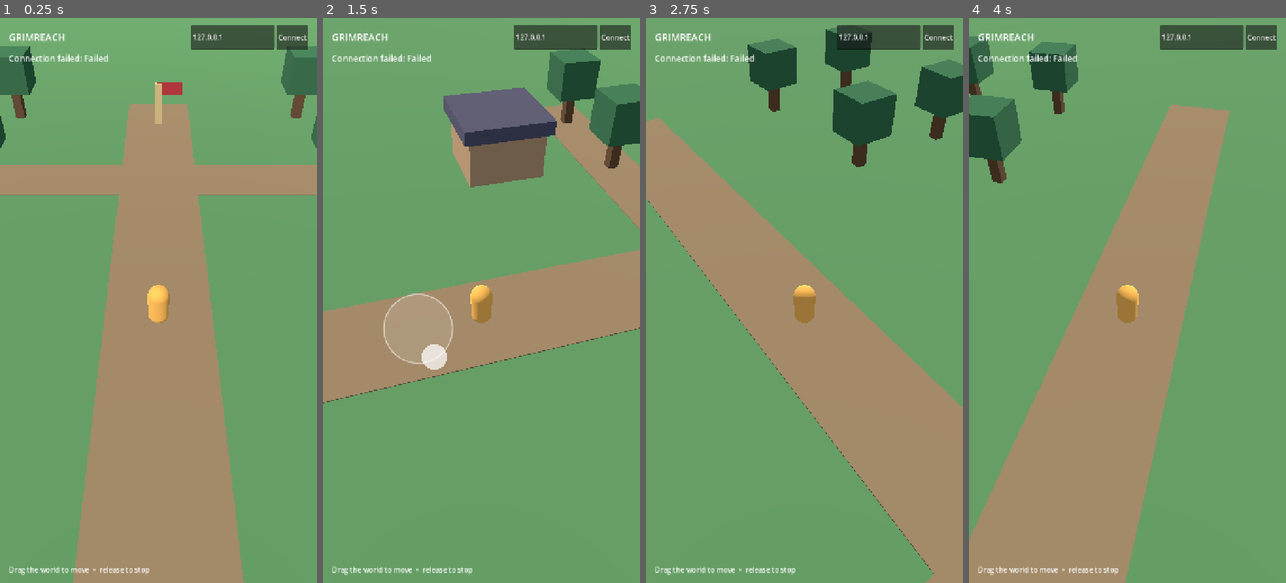
Above: before the commit, frames 1-4 (left to right).
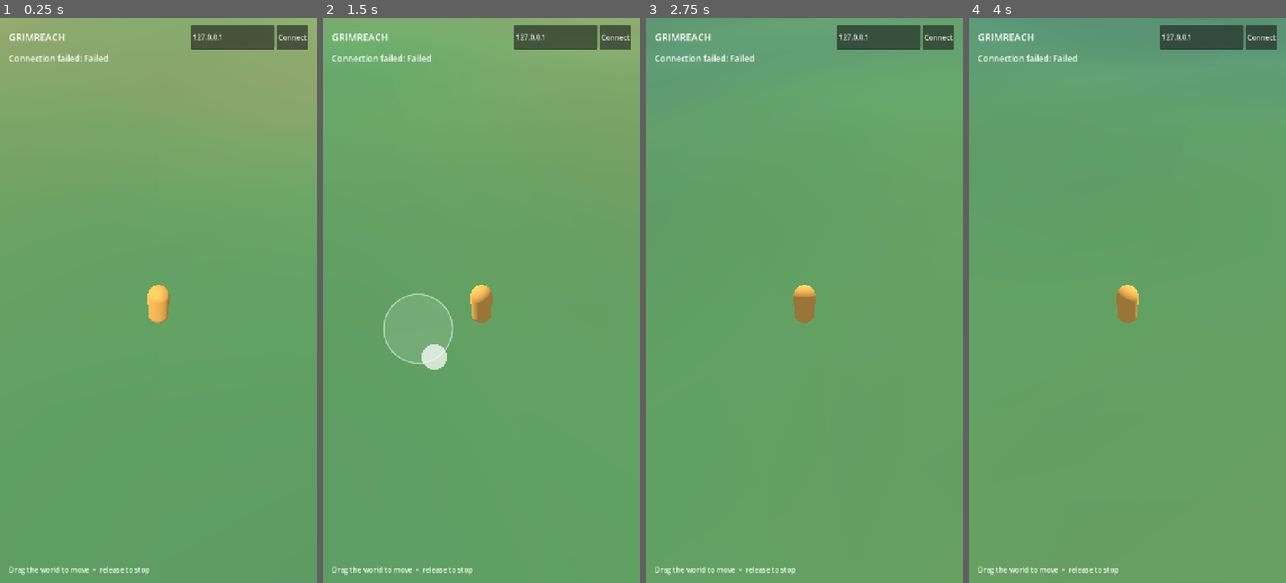
Above: after the commit, the same moments.

Repository: mozrin/grimreach
Game: Godot game, scene res://main.tscn
Two runs of this game, one before a commit and one after it. Both use one fixed random seed, a clock stepped at 60 frames per second and the inputs below.
Inputs (mouse positions are in pixels of both pictures, inside the frame that each line leads up to):
- Up to frame 1 (0.25 s): no input
- Up to frame 2 (1.5 s): tap Enter at 0.5 s; move the mouse to (551, 272) at 0.52 s; hold D 0.53-1.25 s; hold Q 0.53-1.25 s; click (551, 272) at 0.67 s; drag from (418, 328) to (465, 413) at 1.27 s
- Up to frame 3 (2.75 s): move the mouse to (836, 176) at 2.02 s; hold D from 2.03 s (still down); hold Q from 2.03 s (still down)
- Up to frame 4 (4 s): release D at 2.75 s; release Q at 2.75 s; drag from (1111, 413) to (1032, 215) at 2.77 s; move the mouse to (1222, 385) at 3.52 s; hold A from 3.53 s (still down); hold Q from 3.53 s (still down)

The runs differ from the first frame. In frame 1, 44% of the frame differs, in the area x 0-100%, y 0-100%; in frame 2, 25%; in frame 3, 31%; in frame 4, 34%.

Commit message:
feat(world): stream deterministic terrain regions
Expand exploration across a large server-authoritative coordinate space.

- Generate bounded nearby terrain from a stable seed
- Support travel beyond the original small map
- Verify region streaming and document the world contract

Diff:
--- a/client/main.gd
+++ b/client/main.gd
@@ -1,5 +1,6 @@
 extends Node3D
 
+const TERRAIN_SCRIPT = preload("res://world/terrain.gd")
 const PORT := 7777
 const MOVE_INTERVAL := 0.1
 const JOYSTICK_RADIUS := 78.0
@@ -17,6 +18,7 @@
 var move_touch_offset := Vector2.ZERO
 
 var camera: Camera3D
+var terrain
 var joystick_visual: Node2D
 var status_label: Label
 var host_edit: LineEdit
@@ -39,6 +41,7 @@
 	var target := Vector3.ZERO
 	if own_id != "" and avatars.has(own_id):
 		target = avatars[own_id].position
+	terrain.update_around(target)
 	var offset := Vector3(sin(camera_yaw) * 11.0, 12.0, cos(camera_yaw) * 11.0)
 	camera.position = target + offset
 	camera.look_at(target + Vector3(0, 1.0, 0))
@@ -133,7 +136,9 @@
 				if not avatars.has(id):
 					_build_avatar(id, Color(0.95, 0.68, 0.29) if id == own_id else Color(0.3, 0.7, 0.95))
 				var avatar: Node3D = avatars[id]
-				avatar.position = Vector3(float(item.get("x", 0.0)), 0.0, float(item.get("z", 0.0)))
+				var x := float(item.get("x", 0.0))
+				var z := float(item.get("z", 0.0))
+				avatar.position = Vector3(x, terrain.height_at(x, z), z)
 			for id in avatars.keys():
 				if not seen.has(id):
 					avatars[id].queue_free()
@@ -194,35 +199,8 @@
 	camera.current = true
 	camera.fov = 65.0
 	add_child(camera)
-	_box("grassland", Vector3(0, -0.15, 0), Vector3(100, 0.3, 100), Color(0.33, 0.52, 0.31))
-	_box("village path", Vector3(0, 0.02, 0), Vector3(4, 0.04, 40), Color(0.55, 0.45, 0.32))
-	_box("cross path", Vector3(0, 0.02, -10), Vector3(35, 0.04, 3), Color(0.55, 0.45, 0.32))
-	for x in [-15.0, -9.0, 9.0, 15.0]:
-		for z in [-18.0, -10.0, 8.0, 17.0]:
-			_tree(Vector3(x, 0, z))
-	for x in [-11.0, 11.0]:
-		_box("cottage", Vector3(x, 1.2, -4), Vector3(4, 2.4, 4), Color(0.68, 0.54, 0.38))
-		_box("roof", Vector3(x, 2.7, -4), Vector3(4.6, 0.7, 4.6), Color(0.3, 0.29, 0.35))
-	_box("town marker", Vector3(0, 1.2, -17), Vector3(0.4, 2.4, 0.4), Color(0.8, 0.69, 0.44))
-	_box("town banner", Vector3(0.7, 2.1, -17), Vector3(1.5, 0.7, 0.08), Color(0.7, 0.19, 0.21))
-
-
-func _tree(at: Vector3) -> void:
-	_box("trunk", at + Vector3(0, 1, 0), Vector3(0.55, 2, 0.55), Color(0.38, 0.27, 0.17))
-	_box("canopy", at + Vector3(0, 2.8, 0), Vector3(2.2, 2.1, 2.2), Color(0.2, 0.4, 0.25))
-
-
-func _box(label: String, at: Vector3, size: Vector3, color: Color) -> void:
-	var mesh := MeshInstance3D.new()
-	mesh.name = label
-	var shape := BoxMesh.new()
-	shape.size = size
-	mesh.mesh = shape
-	var material := StandardMaterial3D.new()
-	material.albedo_color = color
-	mesh.material_override = material
-	mesh.position = at
-	add_child(mesh)
+	terrain = TERRAIN_SCRIPT.new()
+	add_child(terrain)
 
 
 func _build_avatar(id: String, color: Color) -> void:
--- /dev/null
+++ b/client/tests/terrain_smoke.gd
@@ -0,0 +1,26 @@
+extends SceneTree
+
+const TERRAIN_SCRIPT = preload("res://world/terrain.gd")
+
+
+func _initialize() -> void:
+	var terrain = TERRAIN_SCRIPT.new()
+	root.add_child(terrain)
+	await process_frame
+	var origin_height: float = terrain.height_at(0.0, 0.0)
+	if terrain.chunks.size() != 25:
+		push_error("Expected 25 nearby terrain regions at spawn")
+		quit(1)
+		return
+	terrain.update_around(Vector3(1000.0, 0.0, 1000.0))
+	if terrain.chunks.size() != 25:
+		push_error("Terrain region count grew after traveling")
+		quit(1)
+		return
+	terrain.update_around(Vector3.ZERO)
+	if terrain.chunks.size() != 25 or terrain.height_at(0.0, 0.0) != origin_height:
+		push_error("Returning to spawn did not reproduce its terrain")
+		quit(1)
+		return
+	print("Terrain streaming smoke test passed")
+	quit()
--- /dev/null
+++ b/client/world/terrain.gd
@@ -0,0 +1,82 @@
+extends Node3D
+
+const CHUNK_SIZE := 48
+const GRID_STEPS := 12
+const VIEW_RADIUS := 2
+const WORLD_SEED := 76341
+
+var elevation := FastNoiseLite.new()
+var climate := FastNoiseLite.new()
+var chunks := {}
+var center_chunk := Vector2i(2147483647, 2147483647)
+var terrain_material := StandardMaterial3D.new()
+
+
+func _ready() -> void:
+	elevation.seed = WORLD_SEED
+	elevation.frequency = 0.013
+	elevation.fractal_type = FastNoiseLite.FRACTAL_FBM
+	elevation.fractal_octaves = 3
+	climate.seed = WORLD_SEED + 117
+	climate.frequency = 0.0025
+	terrain_material.vertex_color_use_as_albedo = true
+	terrain_material.roughness = 1.0
+	update_around(Vector3.ZERO)
+
+
+func height_at(x: float, z: float) -> float:
+	return elevation.get_noise_2d(x, z) * 2.8
+
+
+func update_around(world_position: Vector3) -> void:
+	var next_center := Vector2i(floori(world_position.x / CHUNK_SIZE), floori(world_position.z / CHUNK_SIZE))
+	if next_center == center_chunk:
+		return
+	center_chunk = next_center
+	for key in chunks.keys():
+		if abs(key.x - center_chunk.x) > VIEW_RADIUS or abs(key.y - center_chunk.y) > VIEW_RADIUS:
+			chunks[key].queue_free()
+			chunks.erase(key)
+	for z in range(center_chunk.y - VIEW_RADIUS, center_chunk.y + VIEW_RADIUS + 1):
+		for x in range(center_chunk.x - VIEW_RADIUS, center_chunk.x + VIEW_RADIUS + 1):
+			var key := Vector2i(x, z)
+			if not chunks.has(key):
+				chunks[key] = _create_chunk(key)
+
+
+func _create_chunk(key: Vector2i) -> MeshInstance3D:
+	var surface := SurfaceTool.new()
+	surface.begin(Mesh.PRIMITIVE_TRIANGLES)
+	var step := float(CHUNK_SIZE) / GRID_STEPS
+	for z_step in range(GRID_STEPS):
+		for x_step in range(GRID_STEPS):
+			var x := key.x * CHUNK_SIZE + x_step * step
+			var z := key.y * CHUNK_SIZE + z_step * step
+			var a := Vector3(x, height_at(x, z), z)
+			var b := Vector3(x + step, height_at(x + step, z), z)
+			var c := Vector3(x, height_at(x, z + step), z + step)
+			var d := Vector3(x + step, height_at(x + step, z + step), z + step)
+			_add_vertex(surface, a)
+			_add_vertex(surface, b)
+			_add_vertex(surface, c)
+			_add_vertex(surface, b)
+			_add_vertex(surface, d)
+			_add_vertex(surface, c)
+	surface.generate_normals()
+	var instance := MeshInstance3D.new()
+	instance.name = "terrain_%d_%d" % [key.x, key.y]
+	instance.mesh = surface.commit()
+	instance.material_override = terrain_material
+	add_child(instance)
+	return instance
+
+
+func _add_vertex(surface: SurfaceTool, point: Vector3) -> void:
+	var climate_value := climate.get_noise_2d(point.x, point.z)
+	var wet := Color(0.20, 0.39, 0.37)
+	var meadow := Color(0.33, 0.55, 0.31)
+	var dry := Color(0.61, 0.49, 0.31)
+	var color := wet.lerp(meadow, clampf((climate_value + 0.5) * 2.0, 0.0, 1.0))
+	color = color.lerp(dry, clampf(climate_value * 2.0, 0.0, 1.0))
+	surface.set_color(color)
+	surface.add_vertex(point)
Not shown, added: client/tests/terrain_smoke.gd.uid
Not shown, added: client/world/terrain.gd.uid
Not shown, changed: server/main.go
